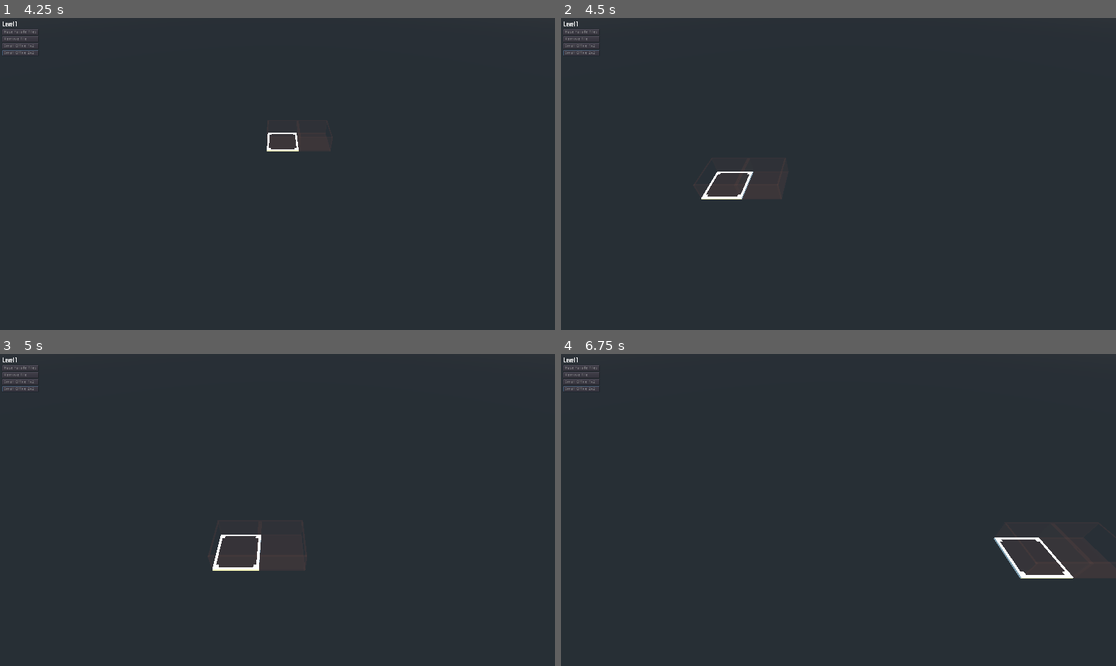
Above: before the commit, frames 1-4 (two rows, left to right).
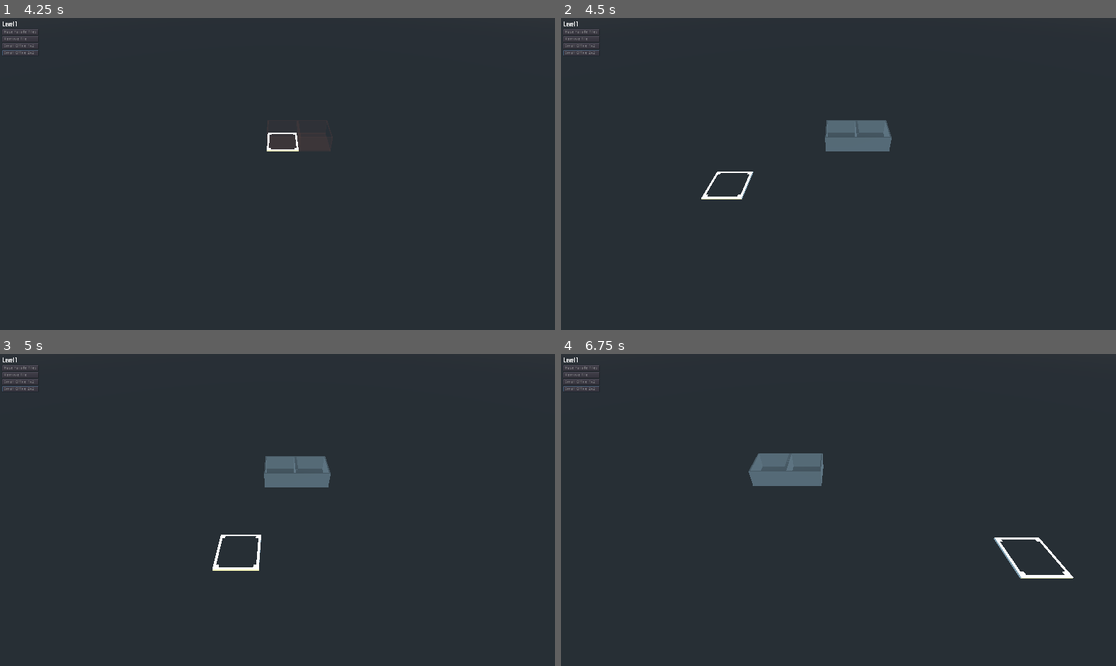
Above: after the commit, the same moments.

Repository: newnoiseworks/TowerStory
Game: Godot game, scene res://Scenes/building/building.tscn
Same seed, same stepped clock (60 frames per second), same inputs: the game is played once before the commit and once after it.
Inputs (mouse positions are in pixels of both pictures, inside the frame that each line leads up to):
- Up to frame 1 (4.25 s): click "Base Facade Tiles" at 0.5 s; click "Remove Tile" at 1.25 s; click "Small Office 1x2" at 2 s; click "Small Office 2x2" at 2.75 s; tap Enter at 3.5 s; move the mouse to (399, 158) at 3.52 s; press the mouse at (399, 158) at 3.53 s; hold D (move_right) from 3.53 s (still down)
- Up to frame 2 (4.5 s): release D (move_right) at 4.25 s; release the mouse at (960, 158) at 4.25 s; drag from (727, 189) to (810, 236) at 4.27 s
- Up to frame 3 (5 s): no input
- Up to frame 4 (6.75 s): tap Space at 5 s; move the mouse to (894, 441) at 5.02 s; press the mouse at (894, 441) at 5.03 s; hold D (move_right) 5.03-5.75 s; release the mouse at (894, 441) at 5.75 s; drag from (810, 572) to (672, 463) at 5.77 s; tap Enter at 6.5 s; move the mouse to (1005, 556) at 6.52 s; press the mouse at (1005, 556) at 6.53 s; hold A (move_left) from 6.53 s (still down); tap Mouse wheel up (zoom_in) at 6.6 s

Frame 1 is identical in both runs. In frame 2, 1.3% of the frame differs, in the area x 23-60%, y 32-58%; in frame 3, 1.3%; in frame 4, 1.6%, in the area x 33-100%, y 31-72%.

Commit message:
code to place room onto floor

Diff:
--- a/Scenes/building/building.gd
+++ b/Scenes/building/building.gd
@@ -136,14 +136,17 @@
 		if _current_tool == TowerGlobals.UI_TOOL.BASE_TILE:
 			current_floor.add_pieces_as_needed(target, _main_button_press_target, true)
 
-	elif _inputter.is_action_just_released("main_button") and _is_main_button_pressed:
+	elif _inputter.is_action_just_released("main_button"):
 		_is_main_button_pressed = false
 
-		if _current_tool == TowerGlobals.UI_TOOL.BASE_TILE:
-			current_floor.remove_pieces_as_needed(target, _main_button_press_target, true)
-			current_floor.add_pieces_as_needed(target, _main_button_press_target)
-		elif _current_tool == TowerGlobals.UI_TOOL.REMOVE_TILE:
-			current_floor.remove_pieces_as_needed(target, _main_button_press_target)
+		match _current_tool:
+			TowerGlobals.UI_TOOL.SMALL_OFFICE_1x2, TowerGlobals.UI_TOOL.SMALL_OFFICE_2x2:
+				current_floor.room_manager.place_hover_item()
+			TowerGlobals.UI_TOOL.BASE_TILE:
+				current_floor.remove_pieces_as_needed(target, _main_button_press_target, true)
+				current_floor.add_pieces_as_needed(target, _main_button_press_target)
+			TowerGlobals.UI_TOOL.REMOVE_TILE:
+				current_floor.remove_pieces_as_needed(target, _main_button_press_target)
 
 
 func _on_select_move(mouse_position: Vector3):
--- a/Scenes/floor/floor.gd
+++ b/Scenes/floor/floor.gd
@@ -1,4 +1,6 @@
 extends Spatial
+
+onready var room_manager = find_node("room_manager")
 
 var floor_piece_packed = preload("res://scenes/floor/bottom_floor_piece.tscn")
 
--- a/Scenes/floor/room_manager.gd
+++ b/Scenes/floor/room_manager.gd
@@ -8,13 +8,21 @@
 var _hover_item: Spatial
 
 
+func place_hover_item():
+	if _hover_item != null:
+		_hover_item.set_opaque()
+		_hover_item = null
+
+
 func _ready():
 	var _c = TowerGlobals.connect("tool_change", self, "_on_tool_change_pressed")
 
 
 func _physics_process(_delta):
 	if _hover_item != null:
-		_hover_item.global_transform.origin = floor_container.global_transform.origin + TowerGlobals.get_target_pos()
+		var origin = floor_container.global_transform.origin
+		origin.y = 0
+		_hover_item.global_transform.origin = origin + TowerGlobals.get_target_pos()
 
 
 func _on_tool_change_pressed(user_tool):
--- a/Scenes/room/room.gd
+++ b/Scenes/room/room.gd
@@ -1,6 +1,7 @@
 extends Spatial
 
 onready var tiles = find_node("tiles")
+
 
 func set_transparent():
 	for tile in tiles.get_children():
@@ -8,3 +9,8 @@
 			tile.add_wall_at_edge(x)
 
 		tile.set_transparent()
+
+
+func set_opaque():
+	for tile in tiles.get_children():
+		tile.set_opaque()
